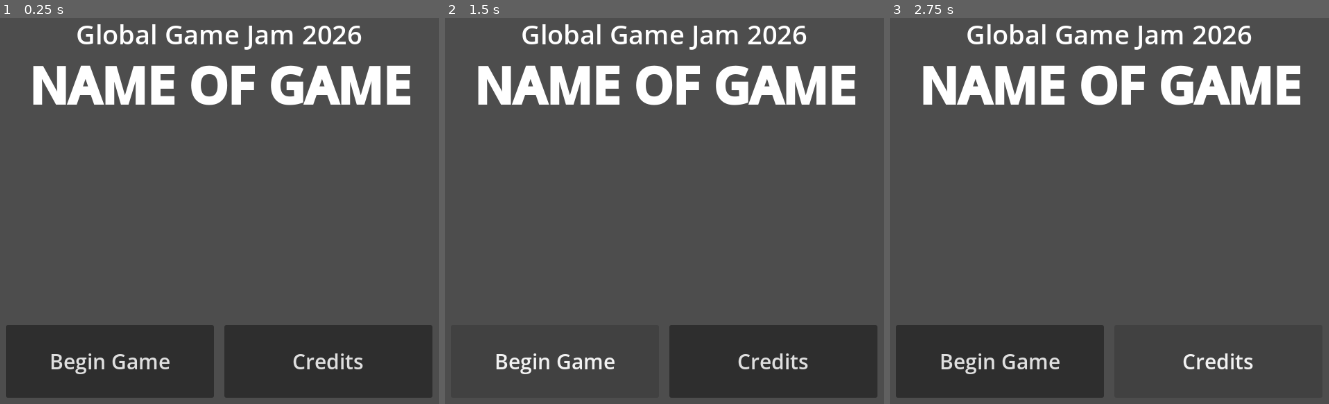
Above: before the commit, frames 1-3 (left to right).
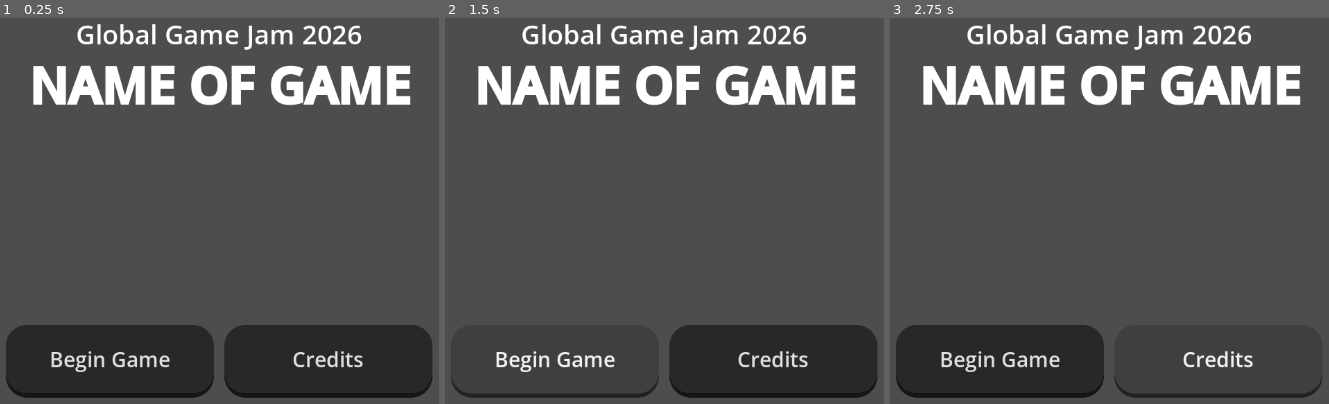
Above: after the commit, the same moments.

Repository: Do-Good-Games/MaskGameTest
Game: Godot game, scene res://Menus/mainMenu.tscn
The game is run twice, just before and just after one commit, with the same random seed, the same clock (stepped at 60 frames per second) and the same inputs. This scene is started directly instead of the project's main scene.
Inputs:
- Up to frame 1 (0.25 s): no input
- Up to frame 2 (1.5 s): click "Begin Game" at 0.5 s; click "Begin Game" at 1.25 s
- Up to frame 3 (2.75 s): click "Credits" at 2 s

The runs differ from the first frame. In frame 1, 1.5% of the frame differs, in the area x 1-99%, y 79-99%; in frame 2, 1.7%; in frame 3, 1.7%.

Commit message:
button themes

Diff:
--- /dev/null
+++ b/Menus/Button Style Box NORMAL.tres
@@ -0,0 +1,10 @@
+[gd_resource type="StyleBoxFlat" format=3 uid="uid://g27ldvo8anbf"]
+
+[resource]
+bg_color = Color(0, 0, 0, 0.48235294)
+border_width_bottom = 6
+border_color = Color(0, 0, 0, 0.70980394)
+corner_radius_top_left = 30
+corner_radius_top_right = 30
+corner_radius_bottom_right = 30
+corner_radius_bottom_left = 30
--- a/Menus/Menu Button Theme.tres
+++ b/Menus/Menu Button Theme.tres
@@ -1,4 +1,27 @@
 [gd_resource type="Theme" format=3 uid="uid://cx3sm5oban123"]
+
+[ext_resource type="StyleBox" uid="uid://g27ldvo8anbf" path="res://Menus/Button Style Box NORMAL.tres" id="1_1nl77"]
+
+[sub_resource type="StyleBoxFlat" id="StyleBoxFlat_1rqfo"]
+bg_color = Color(0.19315353, 0.19315353, 0.19315353, 0.48235294)
+border_width_bottom = 6
+border_color = Color(0.06469653, 0.06469653, 0.06469653, 0.70980394)
+corner_radius_top_left = 30
+corner_radius_top_right = 30
+corner_radius_bottom_right = 30
+corner_radius_bottom_left = 30
+
+[sub_resource type="StyleBoxFlat" id="StyleBoxFlat_1nl77"]
+bg_color = Color(0, 0, 0, 0.6901961)
+border_width_top = 6
+border_color = Color(0.12591079, 0.12591085, 0.12591082, 0.70980394)
+corner_radius_top_left = 30
+corner_radius_top_right = 30
+corner_radius_bottom_right = 30
+corner_radius_bottom_left = 30
 
 [resource]
 Button/font_sizes/font_size = 30
+Button/styles/hover = SubResource("StyleBoxFlat_1rqfo")
+Button/styles/normal = ExtResource("1_1nl77")
+Button/styles/pressed = SubResource("StyleBoxFlat_1nl77")
